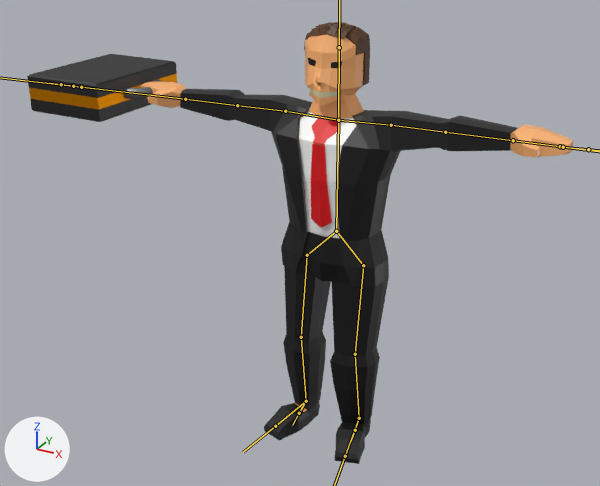
One commit to the FBX model Assets/Resources/PhotonPrefabs/TMPBlender/MrBusiness.fbx: the scene before it, then after it.
Camera for both pictures: a 50 mm lens placed at (8.98, -18.16, 14.39), pointed at (-0.72, -0.51, 5.57). Arrows for +X, +Y and +Z are at lower left; the lights stay in place. The bones that bend it are drawn over the model as lines.

Names of what the first picture shows: 'Cube', 'Cube.001', 'Hair', 'Jacket', 'Pants', 'Shoes', 'Tie', 'Torus'.
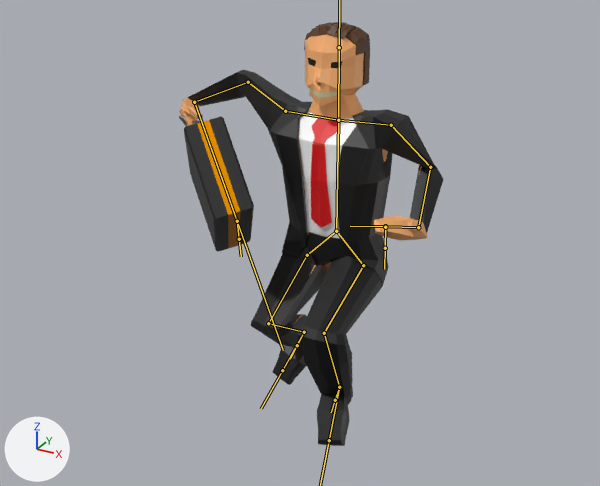
The newer file adds an action. The first version stands in its rest pose; the second is drawn at frame 9 of the action 'Armature|JumpG'.

Pixel boxes [x1, y1, x2, y2] of what changed, in the pictures (600 x 486 px):
'Jacket', posed (24% narrower, 10% taller): before [180, 89, 517, 286]; after [187, 70, 443, 286]
'Pants', posed (23% wider, 15% shorter): before [283, 232, 389, 425]; after [251, 232, 382, 396]
'Cube.001', posed (53% narrower, 99% taller): before [27, 54, 177, 122]; after [184, 116, 254, 252]
'Cube', posed: before [140, 34, 573, 412]; after [179, 34, 428, 325]
'Shoes', posed (24% narrower, 62% taller): before [264, 402, 371, 464]; after [272, 345, 353, 446]
'Torus', posed: before [123, 79, 163, 99]; after [179, 115, 200, 126]
bone 'Bone.003', root to tip: before (391, 125) to (445, 132); after (391, 125) to (430, 167)
bone 'Bone.004', root to tip: before (445, 132) to (513, 140); after (430, 167) to (418, 227)
bone 'Bone.005', root to tip: before (513, 140) to (560, 146); after (418, 227) to (385, 226)
bone 'Bone.008', root to tip: before (285, 111) to (237, 105); after (285, 111) to (248, 82)
bone 'Bone.009', root to tip: before (237, 105) to (185, 99); after (248, 82) to (194, 102)
bone 'Bone.010', root to tip: before (185, 99) to (81, 87); after (194, 102) to (237, 221)
bone 'GunBone', root to tip: before (563, 147) to (588, 149); after (385, 227) to (385, 248)
bone 'Bone.013', root to tip: before (363, 265) to (355, 354); after (363, 265) to (324, 333)
bone 'Bone.014', root to tip: before (355, 354) to (359, 418); after (324, 333) to (339, 387)
bone 'Bone.018', root to tip: before (359, 418) to (345, 456); after (339, 387) to (329, 440)
bone 'Bone.016', root to tip: before (307, 255) to (301, 337); after (307, 255) to (268, 323)
bone 'Bone.017', root to tip: before (301, 337) to (306, 401); after (268, 323) to (304, 332)
bone 'Bone.020', root to tip: before (359, 418) to (355, 430); after (339, 387) to (335, 400)
bone 'Bone.021', root to tip: before (306, 401) to (299, 413); after (304, 332) to (297, 345)

What the commit changed:
Bone 'Bone.003' (bone_bone_003) turns from (0, 0, 0) to (-17, 14, -55) degrees about its own x, y and z.
Bone 'Bone.004' (bone_bone_004) turns from (0, 0, 0) to (98, -24, -121) degrees about its own x, y and z.
Bone 'Bone.005' (bone_bone_005) turns from (0, 0, 0) to (-19, -1, -64) degrees about its own x, y and z.
Bone 'Bone.008' (bone_bone_008) turns from (0, 0, 0) to (-13, -3, -23) degrees about its own x, y and z.
Bone 'Bone.009' (bone_bone_009) turns from (0, 0, 0) to (25, -8, 45) degrees about its own x, y and z.
Bone 'Bone.010' (bone_bone_010) turns from (0, 0, 0) to (32, -28, 83) degrees about its own x, y and z.
Bone 'GunBone' (bone_gunbone) moves from (0.0, 0.0, 0.0) to (1.87, -3.56, 1.36).
Bone 'GunBone' (bone_gunbone) turns from (0, 0, 0) to (0, 0, -92) degrees about its own x, y and z.
Bone 'Bone.013' (bone_bone_013) turns from (0, 0, 0) to (1, 0, -61) degrees about its own x, y and z.
Bone 'Bone.014' (bone_bone_014) turns from (0, 0, 0) to (-2, 1, 77) degrees about its own x, y and z.
Bone 'Bone.018' (bone_bone_018) turns from (0, 0, 0) to (0, 2, 16) degrees about its own x, y and z.
Bone 'Bone.016' (bone_bone_016) turns from (0, 0, 0) to (-1, 0, 55) degrees about its own x, y and z.
Bone 'Bone.017' (bone_bone_017) turns from (0, 0, 0) to (1, 2, -104) degrees about its own x, y and z.
Bone 'Bone.020' (bone_bone_020) moves from (0.0, 0.0, 0.0) to (0.98, -1.97, -0.6).
Bone 'Bone.021' (bone_bone_021) moves from (0.0, 0.0, 0.0) to (0.09, -2.18, 1.04).
